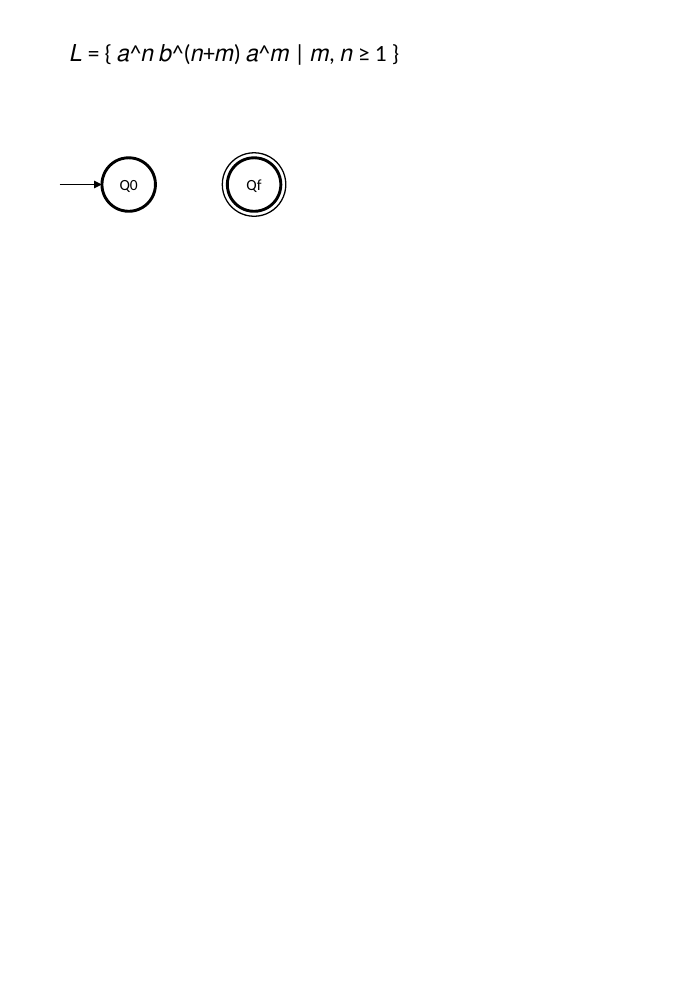
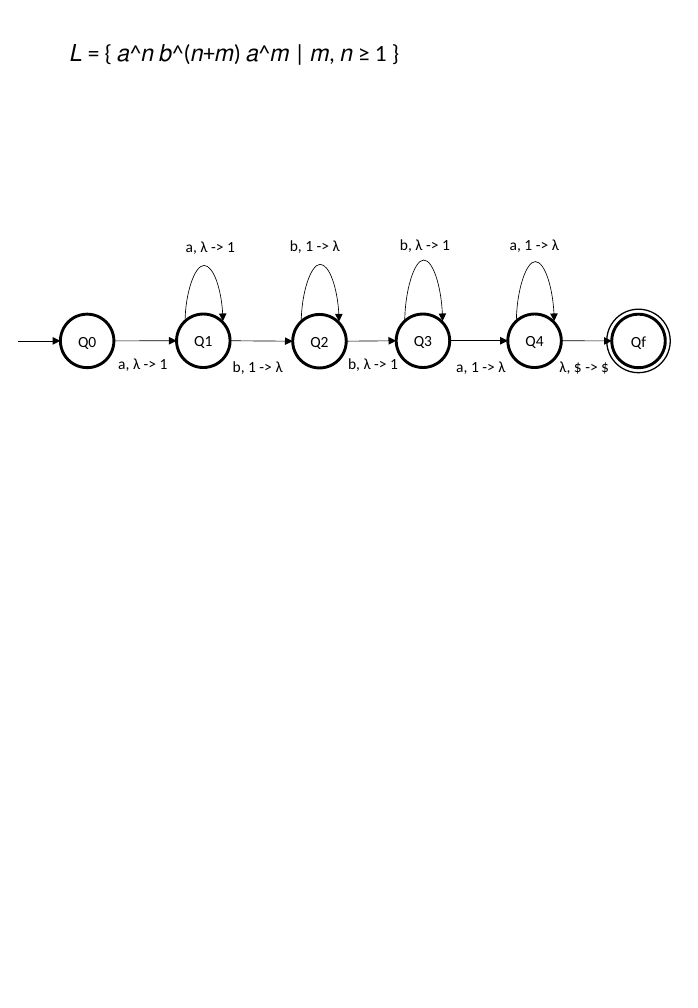
Before and after one commit to Amin-MAG/TLA, a slide deck: slide 4 of Diagrams/Diagrams.pptx. Drawn at 698x1008 pixels with LibreOffice and Linux fonts; fonts in the diff are those of the drawing. Boxes give left, top, right and bottom in pixels: in the first picture for what was removed or moved away, otherwise in the second. Text is boxed around its words. In the diff, an @@ line names an element or a change of style, - is before the commit and + after.

```diff
--- a/Diagrams/Diagrams.pptx
+++ b/Diagrams/Diagrams.pptx
@@ text added at bbox=[400, 239, 450, 252], 12 pt, text #000000 @@
+b, λ -> 1
@@ text added at bbox=[510, 239, 559, 252], 12 pt, text #000000 @@
+a, 1 -> λ
@@ curved arrow added from (185, 323) to (222, 321), #000000 0.5 pt @@
@@ text added at bbox=[186, 241, 235, 254], 12 pt, text #000000 @@
+a, λ -> 1
@@ text added at bbox=[290, 240, 340, 253], 12 pt, text #000000 @@
+b, 1 -> λ
@@ curved arrow added from (302, 323) to (339, 322), #000000 0.5 pt @@
@@ curved arrow added from (405, 323) to (443, 321), #000000 0.5 pt @@
@@ curved arrow added from (517, 323) to (554, 321), #000000 0.5 pt @@
@@ ellipse "Q0": place and size @@
-ellipse "Q0" at bbox=[102, 158, 156, 212]
+ellipse "Q0" at bbox=[60, 315, 114, 369]
@@ ellipse added at bbox=[177, 314, 231, 368], outline #000000 2.25 pt, 12 pt, text #000000 @@
+Q1
@@ ellipse added at bbox=[293, 315, 347, 369], outline #000000 2.25 pt, 12 pt, text #000000 @@
+Q2
@@ ellipse added at bbox=[396, 314, 450, 368], outline #000000 2.25 pt, 12 pt, text #000000 @@
+Q3
@@ ellipse added at bbox=[508, 314, 562, 368], outline #000000 2.25 pt, 12 pt, text #000000 @@
+Q4
@@ ellipse: place and size @@
-ellipse at bbox=[222, 153, 286, 216]
+ellipse at bbox=[607, 309, 670, 372]
@@ ellipse "Qf": place and size @@
-ellipse "Qf" at bbox=[227, 158, 281, 212]
+ellipse "Qf" at bbox=[611, 315, 665, 369]
@@ arrow moved from (60, 184) - (102, 184) to (18, 341) - (60, 341) @@
@@ arrow added from (114, 341) to (177, 341), #000000 0.5 pt @@
@@ text added at bbox=[118, 358, 168, 371], 12 pt, text #000000 @@
+a, λ -> 1
@@ arrow added from (230, 341) to (293, 342), #000000 0.5 pt @@
@@ arrow added from (346, 342) to (396, 341), #000000 0.5 pt @@
@@ text added at bbox=[348, 358, 398, 371], 12 pt, text #000000 @@
+b, λ -> 1
@@ arrow added from (450, 341) to (508, 341), #000000 0.5 pt @@
@@ arrow added from (561, 341) to (611, 341), #000000 0.5 pt @@
@@ text added at bbox=[233, 361, 283, 374], 12 pt, text #000000 @@
+b, 1 -> λ
@@ text added at bbox=[456, 361, 505, 374], 12 pt, text #000000 @@
+a, 1 -> λ
@@ text added at bbox=[559, 361, 570, 374], 12 pt, text #000000 @@
+λ, $ -> $
```
Also in this commit, not shown: 4 other slides changed, 11 other files.
